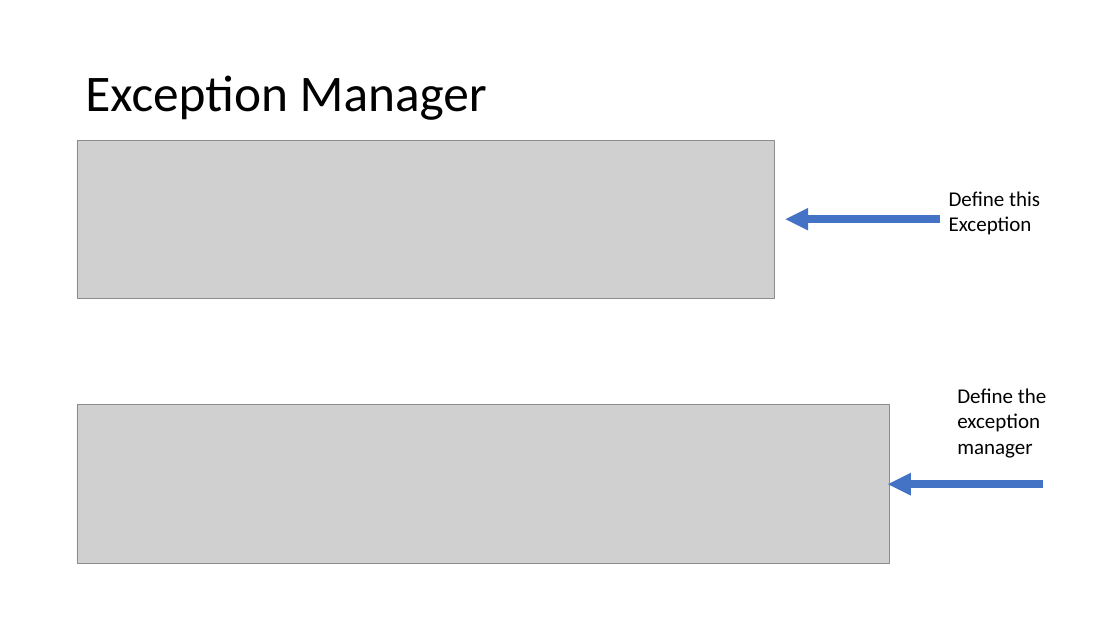
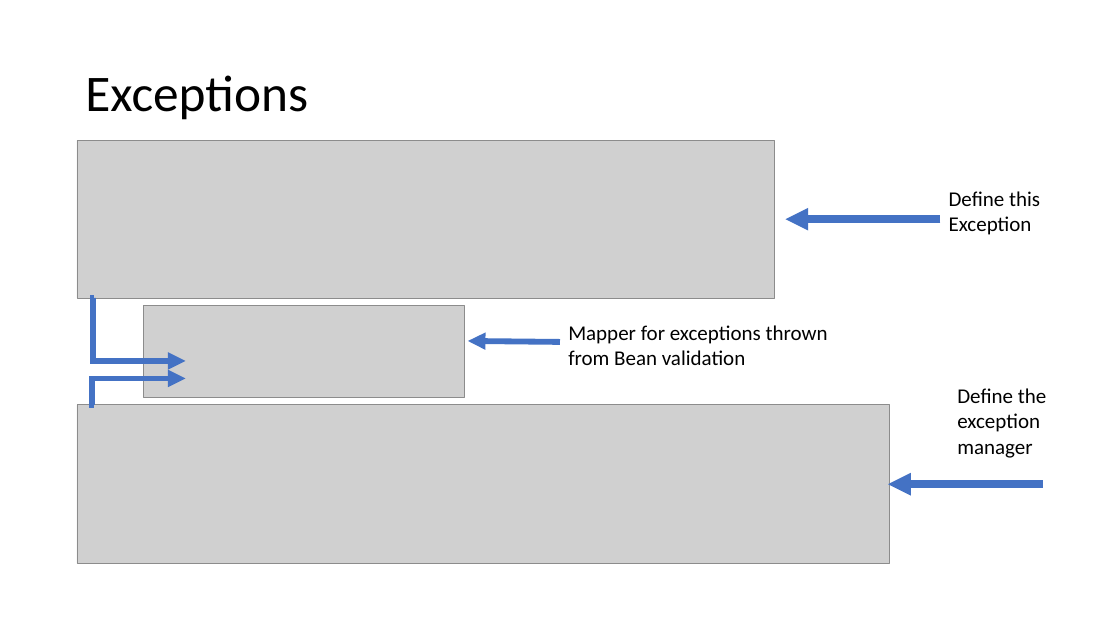
Before and after one commit to lxhq/StockExercise2, a slide deck: slide 10 of Demo_Week2.pptx (slide 8 before the commit). Drawn at 1120x630 pixels with LibreOffice and Linux fonts; fonts in the diff are those of the drawing; grey boxes stand for pictures. Boxes give left, top, right and bottom in pixels: in the first picture for what was removed or moved away, otherwise in the second. Text is boxed around its words. In the diff, an @@ line names an element or a change of style, - is before the commit and + after.

```diff
--- a/Demo_Week2.pptx
+++ b/Demo_Week2.pptx
@@ title at box(85, 75, 308, 120): text changed @@
-Exception Manager
+Exceptions
@@ elbow arrow added from (94, 298) to (186, 361), #4472C4 5 pt @@
@@ picture added at box(143, 305, 464, 397) @@
@@ text added at box(568, 325, 828, 365), 18 pt, text #000000 @@
+Mapper for exceptions thrown from Bean validation
@@ arrow added from (560, 342) to (468, 341), #4472C4 5 pt @@
@@ elbow arrow added from (94, 405) to (186, 379), #4472C4 5 pt @@
```
Also in this commit, not shown: 6 other slides changed, 3 slides added, 1 other file.
